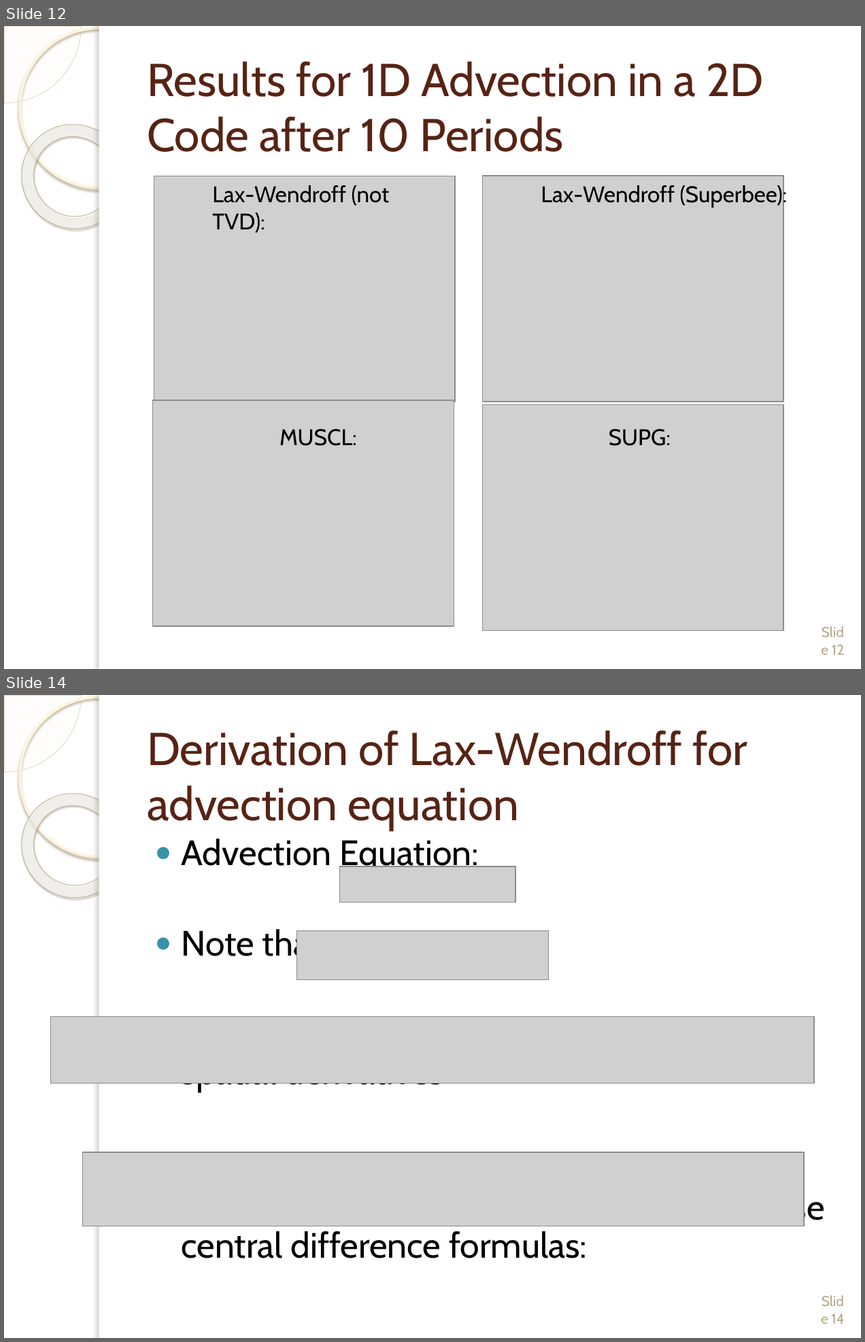
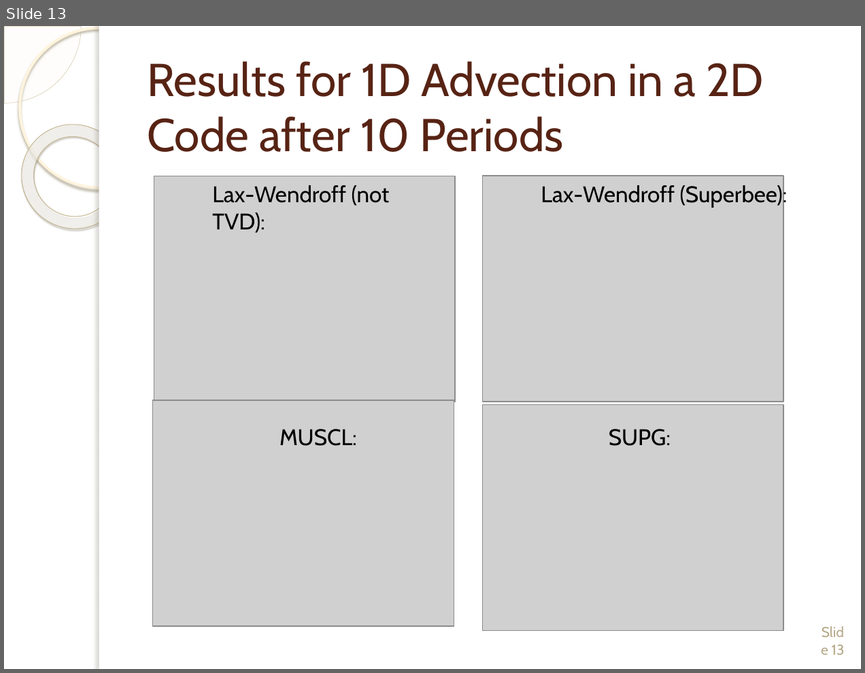
Before and after one commit to wmatern/summer_LANL, a slide deck: Final Research Presentation/Final_LongPres_Davis_Matern.pptx. Shown one above the other, each under a label of ours: slides 12 and 14 before the commit, slide 13 after it; the slides between them are not shown. The pictures are 865x1342 and 865x673 pixels, drawn with LibreOffice and Linux fonts; fonts in the diff are those of the drawing; grey boxes stand for pictures; background and template pictures are left out. Boxes give left, top, right and bottom in pixels: in the first picture for what was removed or moved away, otherwise in the second. Text is boxed around its words. In the diff, an @@ line names an element or a change of style, - is before the commit and + after.

```diff
--- a/Final Research Presentation/Final_LongPres_Davis_Matern.pptx
+++ b/Final Research Presentation/Final_LongPres_Davis_Matern.pptx
@@ slide 14 removed at (4, 695, 861, 1338), background picture (left out); not listed: 5 template elements that a slide beside it also shows @@
@@ title removed at (147, 730, 747, 830) @@
-Derivation of Lax-Wendroff for advection equation
@@ text removed at (181, 838, 825, 1258) @@
-● Advection Equation:
-● Note that:
-● Replace the first two time derivatives with spatial derivatives
-● Remove 3rd order terms and above, and use central difference formulas:
@@ picture removed at (340, 866, 515, 902) @@
@@ picture removed at (297, 930, 549, 979) @@
@@ picture removed at (51, 1016, 815, 1083) @@
@@ picture removed at (83, 1152, 804, 1225) @@
@@ page number removed at (831, 1313, 844, 1323) @@
-Slide 14
@@ what was slide 12 is now slide 13 @@
@@ page number at (832, 644, 844, 654): text changed @@
-Slide 12
+Slide 13
```
Also in this commit, not shown: 10 slides changed, 5 slides added, 4 other slides removed, 14 other files.
